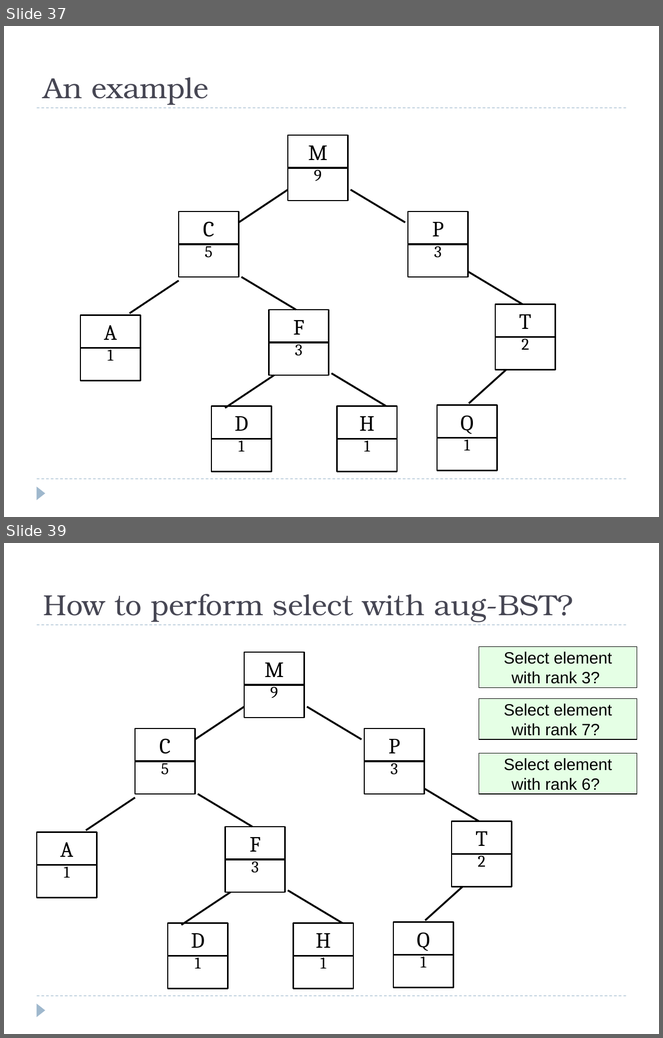
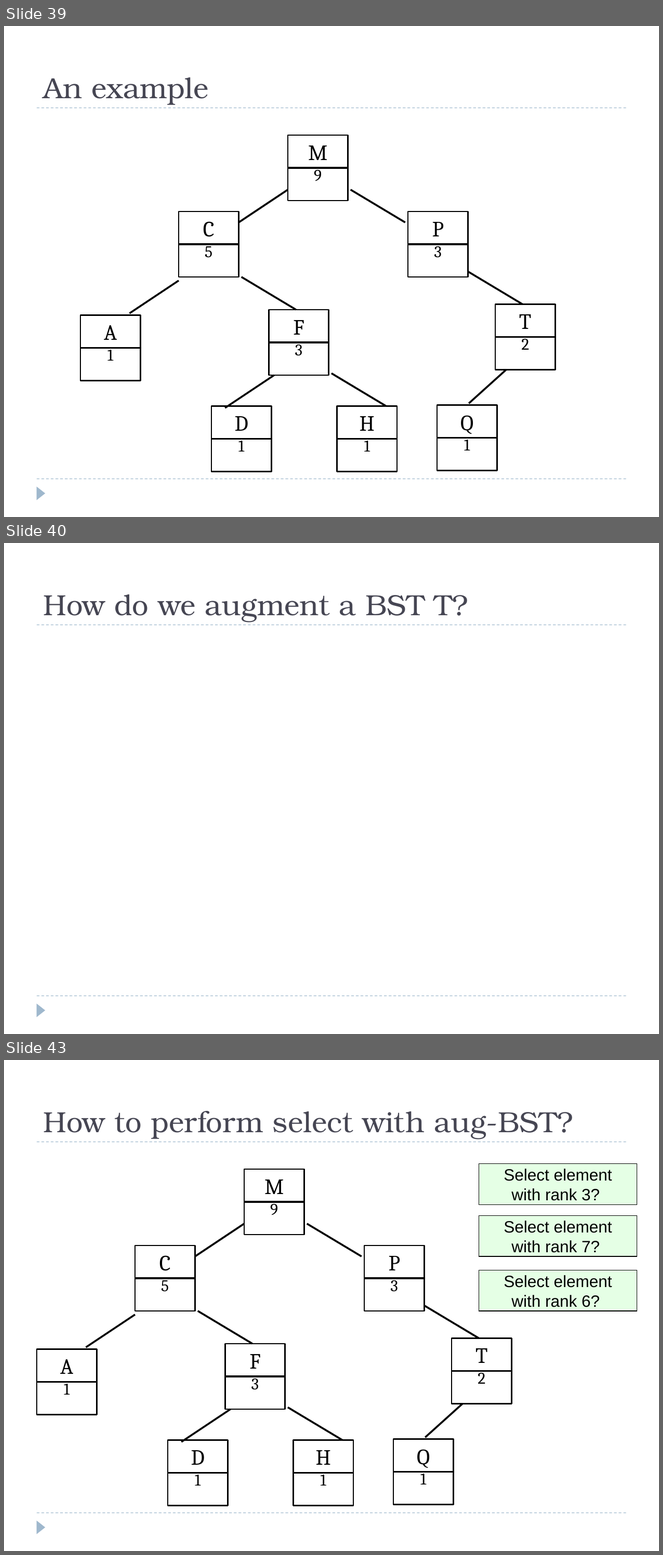
Before and after one commit to eldridgejm/dsc40b-2021-wi-public, a slide deck: published/lectures/08-bst/slides-wang.pptx. Shown one above the other, each under a label of ours: slides 37 and 39 before the commit, slides 39, 40 and 43 after it; the slides between them are not shown. The pictures are 663x1038 and 663x1555 pixels, drawn with LibreOffice and Linux fonts; fonts in the diff are those of the drawing; grey boxes stand for pictures. Boxes give left, top, right and bottom in pixels: in the first picture for what was removed or moved away, otherwise in the second. Text is boxed around its words. In the diff, an @@ line names an element or a change of style, - is before the commit and + after.

```diff
--- a/published/lectures/08-bst/slides-wang.pptx
+++ b/published/lectures/08-bst/slides-wang.pptx
@@ slide 40 added at (4, 543, 659, 1034), background #FFFFFF; not listed: 3 template elements that a slide beside it also shows @@
@@ title added at (44, 594, 468, 623), 32 pt, text #464653 @@
+How do we augment a BST T?
@@ what was slide 37 is now slide 39 @@
@@ what was slide 39 is now slide 43 @@
```
Also in this commit, not shown: 6 slides changed, 3 other slides added, 4 slides removed, 1 other file.
